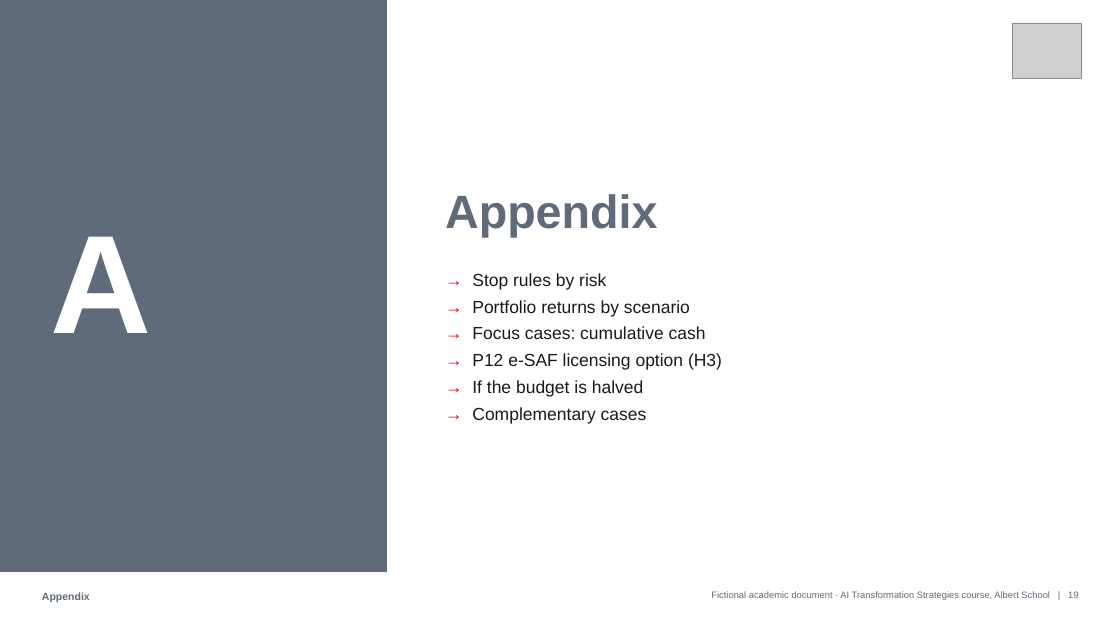
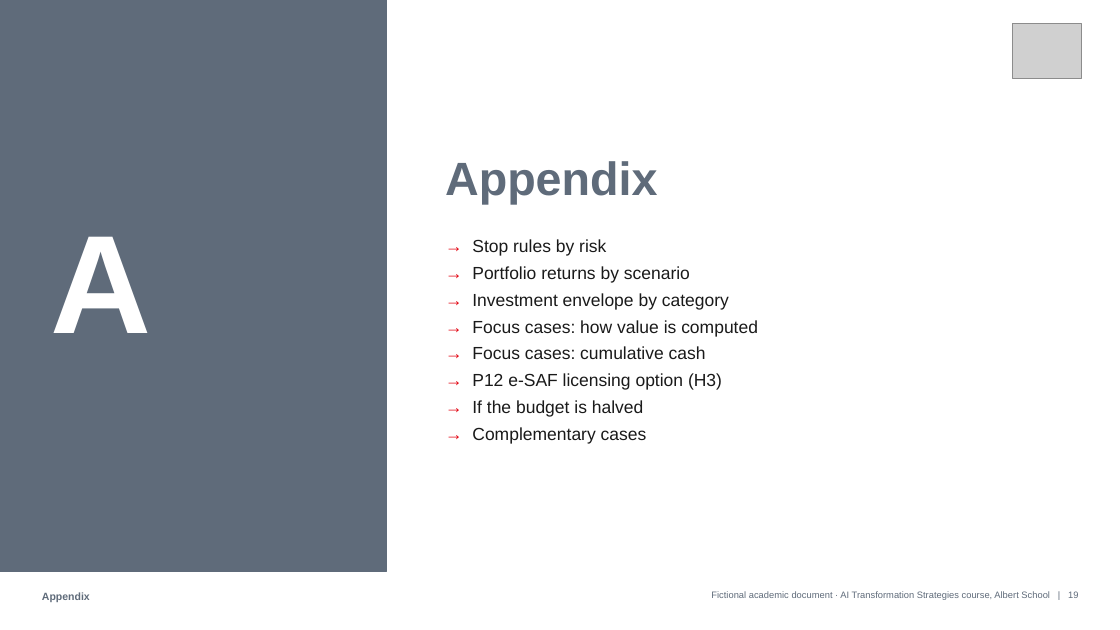
Before and after one commit to Xenodion/ai-transformations-navy, a slide deck: slide 19 of deliverables/slides/ai_strategy_deck.pptx. Drawn at 1120x630 pixels with LibreOffice and Linux fonts; fonts in the diff are those of the drawing; grey boxes stand for pictures. Boxes give left, top, right and bottom in pixels: in the first picture for what was removed or moved away, otherwise in the second. Text is boxed around its words. In the diff, an @@ line names an element or a change of style, - is before the commit and + after.

```diff
--- a/deliverables/slides/ai_strategy_deck.pptx
+++ b/deliverables/slides/ai_strategy_deck.pptx
@@ text "Appendix": place and size @@
-text "Appendix" at [445, 194, 657, 237]
+text "Appendix" at [445, 161, 657, 204]
@@ text "→ Stop rules by risk": place and size @@
-text "→ Stop rules by risk" at [472, 273, 722, 424]
+text "→ Stop rules by risk" at [472, 239, 758, 444]
@@ text at [472, 293, 758, 337]: paragraphs added @@
+→ Investment envelope by category
+→ Focus cases: how value is computed
```
Also in this commit, not shown: 19 other slides changed, 2 slides added, 3 other files.
